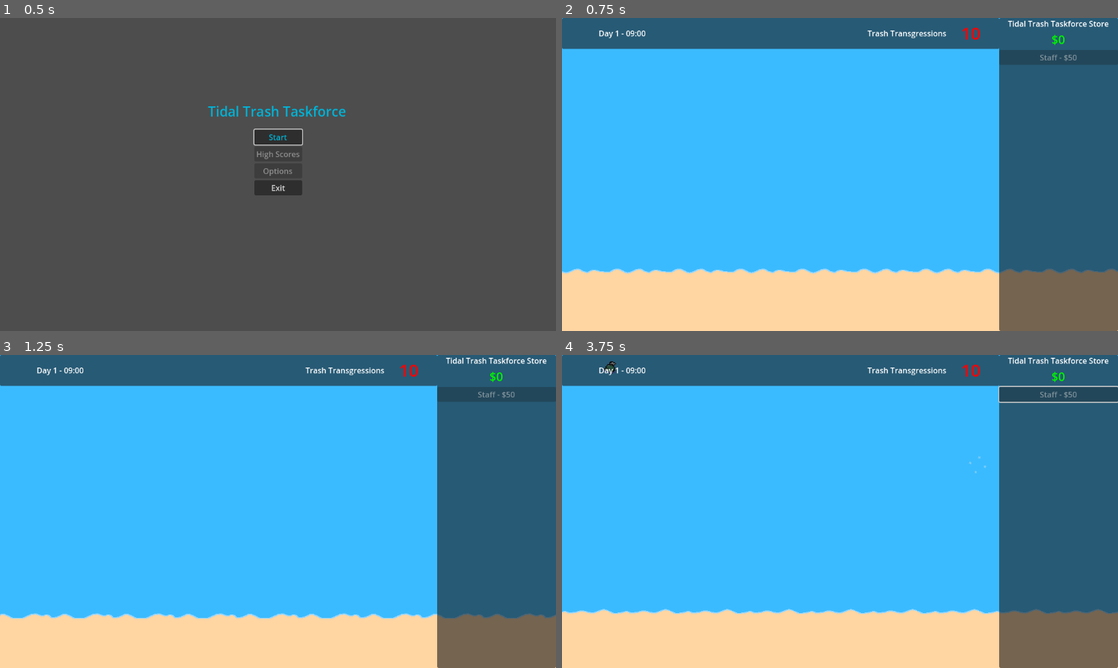
Above: before the commit, frames 1-4 (two rows, left to right).
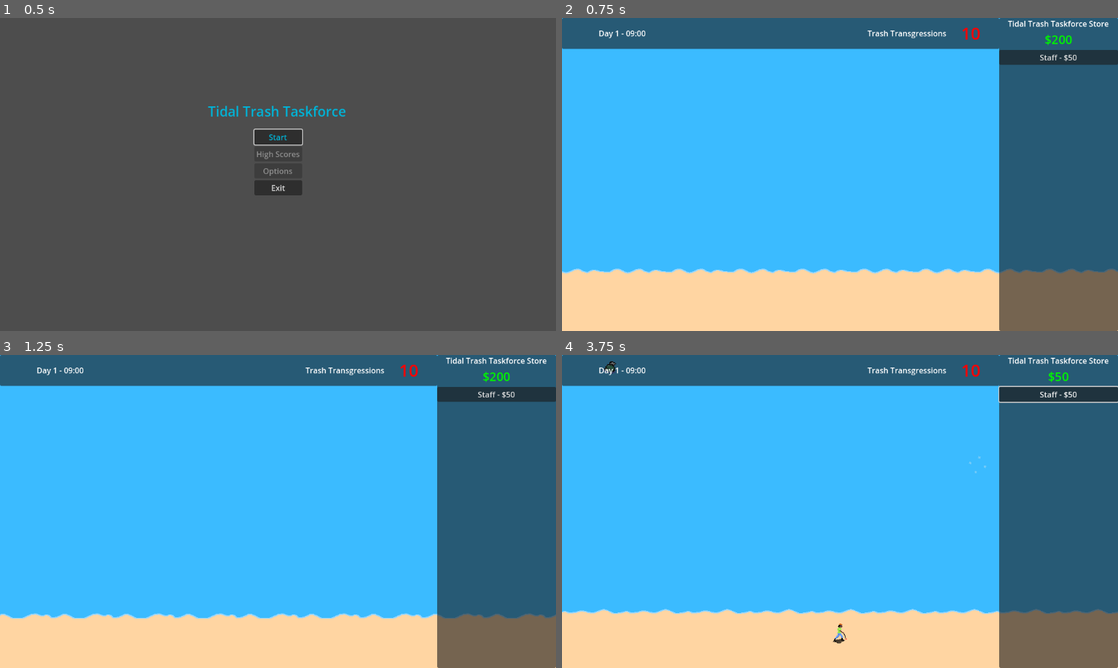
Above: after the commit, the same moments.

Repository: BlazingNeutron/calmbeforestorm
Game: Godot game, scene res://scenes/menu.tscn
Two runs of this game, one before a commit and one after it. Both use one fixed random seed, a clock stepped at 60 frames per second and the inputs below. Sound files missing from this copy of the repository are replaced by a short silence.
Inputs (mouse positions are in pixels of both pictures, inside the frame that each line leads up to):
- Up to frame 1 (0.5 s): no input
- Up to frame 2 (0.75 s): click "Start" at 0.5 s
- Up to frame 3 (1.25 s): no input
- Up to frame 4 (3.75 s): click (1056, 395) at 1.25 s, where only the run after the commit has a clickable "Staff - $50"; click (1056, 395) at 2 s, where only the run after the commit has a clickable "Staff - $50"; click (1056, 395) at 2.75 s, where only the run after the commit has a clickable "Staff - $50"; move the mouse to (979, 458) at 3.52 s; click (979, 458) at 3.6 s

Frame 1 is identical in both runs. In frame 2, 1.0% of the frame differs, in the area x 78-100%, y 5-15%; in frame 3, 1.0%; in frame 4, 1.1%, in the area x 48-100%, y 5-93%.

Commit message:
mumbling for staff and randomized picker upper assignment

Diff:
--- a/scenes/hud.tscn
+++ b/scenes/hud.tscn
@@ -96,4 +96,4 @@
 horizontal_alignment = 2
 vertical_alignment = 1
 
-[connection signal="pressed" from="StorePanel/StoreContainer/Staff" to="." method="_on_volunteer_pressed"]
+[connection signal="pressed" from="StorePanel/StoreContainer/Staff" to="." method="_on_staff_pressed"]
--- a/scenes/picker_upper.tscn
+++ /dev/null
@@ -1,17 +0,0 @@
-[gd_scene load_steps=4 format=3 uid="uid://b10cl55tii0or"]
-
-[ext_resource type="Texture2D" uid="uid://b7afklt61mrcl" path="res://assets/sprites/volunteer1.png" id="1_b8wkd"]
-[ext_resource type="Script" path="res://scripts/picker_upper.gd" id="1_dprcd"]
-
-[sub_resource type="RectangleShape2D" id="RectangleShape2D_jjy5t"]
-size = Vector2(31, 40)
-
-[node name="PickerUpper" type="CharacterBody2D"]
-script = ExtResource("1_dprcd")
-
-[node name="CollisionShape2D" type="CollisionShape2D" parent="."]
-position = Vector2(0.5, 0)
-shape = SubResource("RectangleShape2D_jjy5t")
-
-[node name="Sprite2D" type="Sprite2D" parent="."]
-texture = ExtResource("1_b8wkd")
--- /dev/null
+++ b/scenes/picker_uppers/picker_upper.tscn
@@ -0,0 +1,16 @@
+[gd_scene load_steps=2 format=3 uid="uid://b10cl55tii0or"]
+
+[ext_resource type="Script" path="res://scripts/picker_upper.gd" id="1_dprcd"]
+
+[node name="PickerUpper" type="CharacterBody2D"]
+script = ExtResource("1_dprcd")
+
+[node name="CollisionShape2D" type="CollisionShape2D" parent="."]
+position = Vector2(0.5, 0)
+
+[node name="Sprite2D" type="Sprite2D" parent="."]
+
+[node name="AudioStreamPlayer" type="AudioStreamPlayer" parent="."]
+volume_db = -10.0
+autoplay = true
+bus = &"SFX"
--- /dev/null
+++ b/scenes/picker_uppers/staff.tscn
@@ -0,0 +1,24 @@
+[gd_scene load_steps=5 format=3 uid="uid://dhtu5chpwcraj"]
+
+[ext_resource type="PackedScene" uid="uid://b10cl55tii0or" path="res://scenes/picker_uppers/picker_upper.tscn" id="1_k6qb4"]
+[ext_resource type="Texture2D" uid="uid://b7afklt61mrcl" path="res://assets/sprites/volunteer1.png" id="2_3gxk2"]
+[ext_resource type="AudioStream" uid="uid://cckex47jyoq5l" path="res://assets/audio/strange-creature-talks-96872.mp3" id="3_yyda3"]
+
+[sub_resource type="RectangleShape2D" id="RectangleShape2D_254wm"]
+size = Vector2(28, 40)
+
+[node name="PickerUpper" instance=ExtResource("1_k6qb4")]
+
+[node name="CollisionShape2D" parent="." index="0"]
+position = Vector2(-1, -1)
+shape = SubResource("RectangleShape2D_254wm")
+
+[node name="Sprite2D" parent="." index="1"]
+texture = ExtResource("2_3gxk2")
+
+[node name="AudioStreamPlayer" parent="." index="2"]
+stream = ExtResource("3_yyda3")
+volume_db = -15.0
+pitch_scale = 1.5
+autoplay = false
+parameters/looping = true
--- a/scripts/account_manager.gd
+++ b/scripts/account_manager.gd
@@ -1,10 +1,10 @@
 extends Node
 
 signal _on_money_changed(money)
-signal purchase_volunteer
+signal purchase_staff
 signal transgression_changed(transgressions)
 
-@export var starting_money : int = 0
+@export var starting_money : int = 200
 @export var max_transgressions : int = 10
 var money : int = 0
 var transgressions : int = 10
@@ -19,7 +19,7 @@
 func debit_account() -> void:
 	money -= 50
 	_on_money_changed.emit(money)
-	purchase_volunteer.emit()
+	purchase_staff.emit()
 
 func update_trangressions(count : int) -> void:
 	#print("updating transgressions")
--- a/scripts/hud.gd
+++ b/scripts/hud.gd
@@ -26,6 +26,6 @@
 func storm_warning() -> void:
 	storm_warning_icon.start_storm_warning()
 
-func _on_volunteer_pressed() -> void:
-	#print("volunteer purchased")
+func _on_staff_pressed() -> void:
+	#print("staff purchased")
 	AccountManager.debit_account()
--- a/scripts/picker_upper.gd
+++ b/scripts/picker_upper.gd
@@ -1,4 +1,6 @@
 extends Node2D
+
+@onready var audio_stream_player: AudioStreamPlayer = $AudioStreamPlayer
 
 @export var speed : int = 70
 @export var is_beach_bound : bool = true
@@ -23,3 +25,7 @@
 func assign_trash(new_trash : Node2D) -> void:
 	trash = new_trash
 	assigned = true
+
+func start_sound(count : int) -> void:
+	if count <= 1:
+		audio_stream_player.play()
--- a/scripts/picker_upper_manager.gd
+++ b/scripts/picker_upper_manager.gd
@@ -2,14 +2,14 @@
 
 @onready var picker_uppers_container: Node2D = %PickerUppersContainer
 
-var volunteer_object = load("res://scenes/picker_upper.tscn")
+var staff_object = load("res://scenes/picker_uppers/staff.tscn")
 
 var trash_array : Array = []
 var beach_trash_array : Array = []
 var picker_upper_array : Array = []
 
 func _ready() -> void:
-	AccountManager.purchase_volunteer.connect(adopt_picker_upper)
+	AccountManager.purchase_staff.connect(adopt_picker_upper)
 
 func _on_waste_spawner_spawned_trash(new_trash) -> void:
 	#print("spawned trash ", new_trash.position.x)
@@ -40,6 +40,8 @@
 
 # Called every frame. 'delta' is the elapsed time since the previous frame.
 func _process(_delta: float) -> void:
+	randomize()
+	picker_upper_array.shuffle()
 	for pu in picker_upper_array:
 		var closest_trash = null
 		#print("evaluating trash")
@@ -47,7 +49,7 @@
 			if pu.is_beach_bound:
 				closest_trash = search_for_beach_trash(pu)
 		if closest_trash != null:
-			#print("found beach garbage for volunteer")
+			#print("found beach garbage for staff")
 			pu.assign_trash(closest_trash)
 			closest_trash.claimed = true
 			closest_trash.picker_upper = pu
@@ -63,14 +65,15 @@
 		var trash_pos = trash.global_position
 		var distance = current_pu_position.distance_to(trash_pos)
 		if distance < shortest_distance:
-			#print("found a close beach garbage for volunteer", trash.position)
+			#print("found a close beach garbage for staff", trash.position)
 			shortest_distance = distance
 			closest_trash = trash
 	return closest_trash
 
 func adopt_picker_upper() -> void:
 	#print("adding picker upper")
-	var new_picker_upper = volunteer_object.instantiate()
+	var new_picker_upper = staff_object.instantiate()
 	new_picker_upper.position = new_picker_upper.spawn_position()
 	picker_uppers_container.add_child(new_picker_upper)
 	picker_upper_array.push_front(new_picker_upper)
+	new_picker_upper.start_sound(picker_upper_array.size())
--- a/scripts/waste.gd
+++ b/scripts/waste.gd
@@ -11,6 +11,7 @@
 var has_landed : bool = false
 var claimed : bool = false
 var picker_upper : Node2D = null
+var picking_up : bool = false
 
 # Called every frame. 'delta' is the elapsed time since the previous frame.
 func _process(delta: float) -> void:
@@ -25,7 +26,9 @@
 	if event is InputEventMouseButton:
 		if Input.is_action_just_pressed('action'):
 			viewport.get_viewport().set_input_as_handled()
-			get_picked_up(true)
+			if not picking_up:
+				picking_up = true
+				get_picked_up(true)
 
 func get_picked_up(play_sound : bool = false) -> void:
 	sprite.hide()
Not shown, added: assets/audio/murmur-27730.mp3.import
Not shown, added: assets/audio/strange-creature-talks-96872.mp3.import
Not shown, added: assets/audio/murmur-27730.mp3
Not shown, added: assets/audio/strange-creature-talks-96872.mp3
